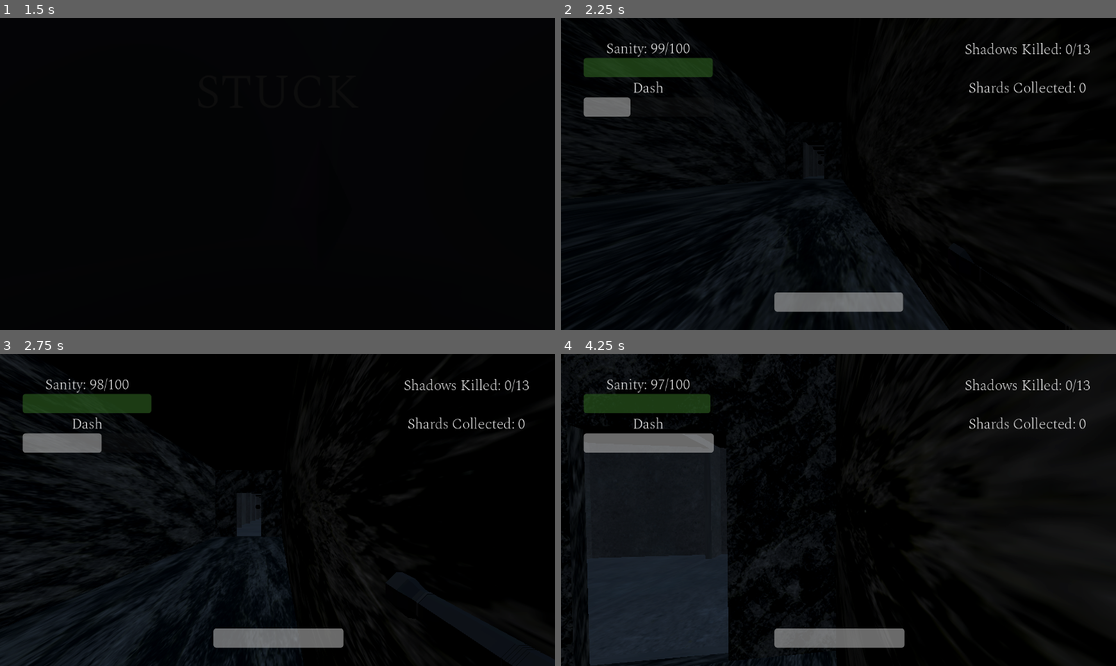
Above: before the commit, frames 1-4 (two rows, left to right).
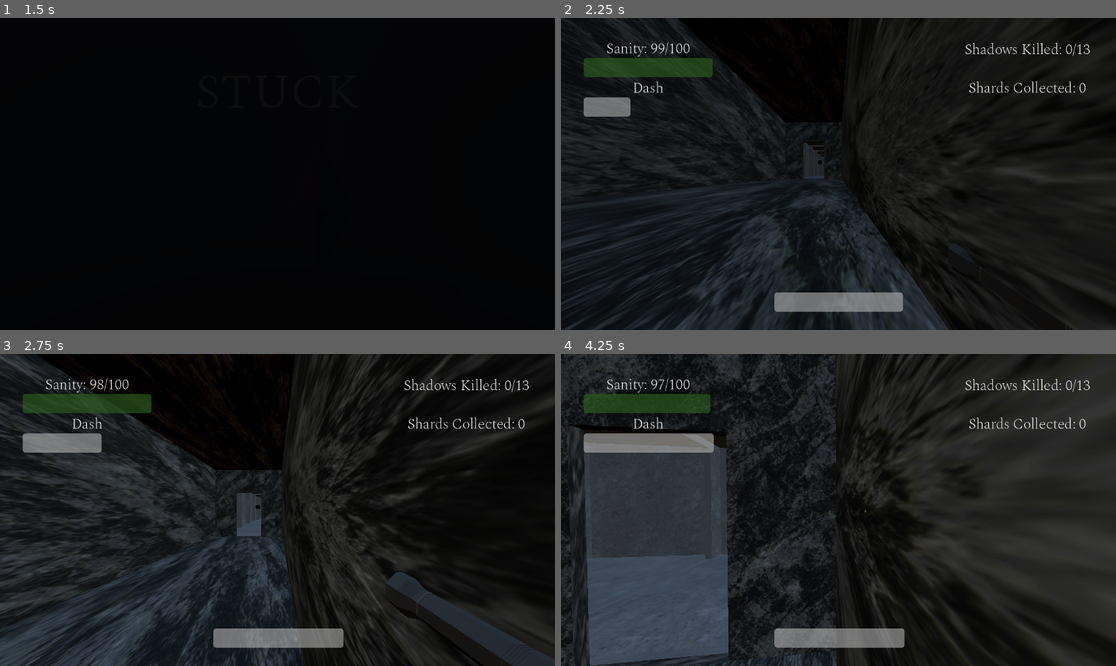
Above: after the commit, the same moments.

Repository: OmarCompiled/Stuck_NULL_BYTES
Game: Godot game, scene res://scenes/menu/main_menu.tscn
Same seed, same stepped clock (60 frames per second), same inputs: the game is played once before the commit and once after it.
Inputs (mouse positions are in pixels of both pictures, inside the frame that each line leads up to):
- Up to frame 1 (1.5 s): click "START" at 0.5 s; tap Enter at 1.25 s; move the mouse to (399, 158) at 1.27 s; hold D (MoveRight) from 1.28 s (still down); hold E (Dash) from 1.28 s (still down)
- Up to frame 2 (2.25 s): tap Space (Jump) at 1.52 s; move the mouse to (810, 174) at 2.02 s; release D (MoveRight) at 2.03 s; release E (Dash) at 2.03 s; hold W (MoveForward) from 2.03 s (still down); click (810, 174) at 2.1 s
- Up to frame 3 (2.75 s): keep holding W (MoveForward); tap Space (Jump) at 2.27 s
- Up to frame 4 (4.25 s): keep holding W (MoveForward); move the mouse to (849, 503) at 2.77 s; hold Shift (Sprint) 2.78-3.53 s; move the mouse to (832, 516) at 3.52 s; tap N at 3.6 s; tap Space (Jump) at 3.77 s

Frame 1 is identical in both runs. In frame 2, 4.6% of the frame differs, in the area x 0-96%, y 0-100%; in frame 3, 26%; in frame 4, 52%, in the area x 0-100%, y 0-100%.

Commit message:
feat: lighten enemies on attacking with flashlight - Made the flashlight effect visually clearer

Diff:
--- a/godot/project.godot
+++ b/godot/project.godot
@@ -118,3 +118,7 @@
 [physics]
 
 3d/physics_engine="Jolt Physics"
+
+[rendering]
+
+anti_aliasing/quality/use_debanding=true
--- a/godot/resources/big_room_regular_spawner_data.tres
+++ b/godot/resources/big_room_regular_spawner_data.tres
@@ -12,7 +12,5 @@
 
 [resource]
 script = ExtResource("3_bm1ko")
-overall_spawn_probability = 1.0
-spawn_offset_range = Vector3(0, 0, 0)
 entities = Array[ExtResource("1_f5rgu")]([SubResource("Resource_7xew0")])
 metadata/_custom_type_script = "uid://cudbusd7p5ifg"
--- a/godot/scenes/asset/flashlight.tscn
+++ b/godot/scenes/asset/flashlight.tscn
@@ -8,7 +8,7 @@
 [ext_resource type="AudioStream" uid="uid://b1dh1ge2nog5l" path="res://assets/sfx/flashlight/flashlight-off.wav" id="5_v6d2i"]
 
 [sub_resource type="ConvexPolygonShape3D" id="ConvexPolygonShape3D_ablfv"]
-points = PackedVector3Array(0, 0, 0, 17.5229, 0, -160, 15.1752, 8.76143, -160, 8.76143, 15.1752, -160, 1.07293e-15, 17.5229, -160, -8.76143, 15.1752, -160, -15.1752, 8.76143, -160, -17.5229, 2.14586e-15, -160, -15.1752, -8.76143, -160, -8.76143, -15.1752, -160, -3.21879e-15, -17.5229, -160, 8.76143, -15.1752, -160, 15.1752, -8.76143, -160)
+points = PackedVector3Array(0, 0, 0, 17.52285, 0, -160, 15.175233, 8.761425, -160, 8.761425, 15.175233, -160, 1.0729296e-15, 17.52285, -160, -8.761425, 15.175233, -160, -15.175233, 8.761425, -160, -17.52285, 2.1458593e-15, -160, -15.175233, -8.761425, -160, -8.761425, -15.175233, -160, -3.218789e-15, -17.52285, -160, 8.761425, -15.175233, -160, 15.175233, -8.761425, -160)
 
 [node name="Flashlight" type="Node3D" node_paths=PackedStringArray("on_sound_component", "off_sound_component")]
 script = ExtResource("1_h3kvc")
@@ -48,7 +48,7 @@
 [node name="SpotLight3D" type="SpotLight3D" parent="DetectionArea"]
 light_energy = 0.0
 light_volumetric_fog_energy = 0.5
-spot_range = 13.3333
+spot_range = 13.333333
 spot_angle = 6.25
 
 [node name="OnSoundComponent" parent="." node_paths=PackedStringArray("player") instance=ExtResource("4_ablfv")]
--- a/godot/scenes/entity/dash_shadow.tscn
+++ b/godot/scenes/entity/dash_shadow.tscn
@@ -17,7 +17,7 @@
 [sub_resource type="SphereShape3D" id="SphereShape3D_fxwqn"]
 
 [sub_resource type="StandardMaterial3D" id="StandardMaterial3D_aosgp"]
-albedo_color = Color(0.17, 0.17, 0.17, 1)
+albedo_color = Color(0.2, 0.2, 0.2, 1)
 metallic = 1.0
 
 [sub_resource type="SphereMesh" id="SphereMesh_jes47"]
@@ -151,10 +151,10 @@
 
 [node name="DashCommitSoundComponent" parent="." node_paths=PackedStringArray("player") instance=ExtResource("7_0hkmd")]
 player = NodePath("DashCommitPlayer")
-min_pitch = 0.45
-max_pitch = 0.45
-min_volume = 80.0
-max_volume = 80.0
+min_pitch = 0.6
+max_pitch = 0.6
+min_volume = 40.0
+max_volume = 40.0
 
 [node name="DashCommitPlayer" type="AudioStreamPlayer3D" parent="DashCommitSoundComponent"]
 stream = ExtResource("13_imeo8")
--- a/godot/scenes/entity/regular_shadow.tscn
+++ b/godot/scenes/entity/regular_shadow.tscn
@@ -33,14 +33,12 @@
 script = ExtResource("7_4qfiq")
 item_scene = ExtResource("8_7ita1")
 chance = 1.0
-min_drop = 1
 max_drop = 3
-spawn_offset = Vector3(0, 0, 0)
-random_spread = 1.0
 metadata/_custom_type_script = "uid://fwwpsn2vg2g0"
 
 [node name="RegularShadow" type="CharacterBody3D" node_paths=PackedStringArray("health_component", "detection_component", "loot_component", "chase_sound_component", "death_sound_component", "hit_sound_component")]
 collision_layer = 8
+collision_mask = 13
 script = ExtResource("1_urynf")
 health_component = NodePath("HealthComponent")
 detection_component = NodePath("DetectionComponent")
@@ -89,7 +87,6 @@
 shape = SubResource("SphereShape3D_ov1mx")
 
 [node name="HealthComponent" parent="." instance=ExtResource("5_vp31a")]
-max_health = 150.0
 invincibility_time = 0.0
 
 [node name="Glow" type="OmniLight3D" parent="."]
--- a/godot/scenes/other/world.tscn
+++ b/godot/scenes/other/world.tscn
@@ -16,13 +16,12 @@
 
 [sub_resource type="Environment" id="Environment_aqk2v"]
 background_mode = 2
-background_energy_multiplier = 0.77
+background_energy_multiplier = 1.11
 sky = SubResource("Sky_tlwt5")
 tonemap_mode = 2
 glow_enabled = true
 volumetric_fog_enabled = true
 volumetric_fog_density = 0.096
-volumetric_fog_emission_energy = 10.0
 volumetric_fog_length = 128.0
 
 [node name="World" type="Node"]
--- a/godot/scripts/flashlight.gd
+++ b/godot/scripts/flashlight.gd
@@ -55,6 +55,10 @@
 
 	detection_area.body_entered.disconnect(_on_body_entered)
 	detection_area.body_exited.disconnect(_on_body_exited)
+
+	for enemy in enemies_in_area:
+		if is_instance_valid(enemy):
+			enemy.set_highlighted(false)
 	enemies_in_area.clear()
 
 func _on_body_entered(body: Node3D):
@@ -64,11 +68,15 @@
 func _on_body_exited(body: Node3D):
 	if body is Shadow and enemies_in_area.has(body):
 		enemies_in_area.erase(body)
+		body.set_highlighted(false)
+
 
 func _damage_enemies_in_light(delta: float):
 	for enemy in enemies_in_area:
 		if is_instance_valid(enemy) and _check_ray(enemy):
 			enemy.health_component.take_damage(damage_per_second * delta)
+			enemy.set_highlighted(true)
+
 
 func _check_ray(body: Node3D):
 	var space_state = get_world_3d().direct_space_state
--- a/godot/scripts/shadow.gd
+++ b/godot/scripts/shadow.gd
@@ -1,4 +1,28 @@
 class_name Shadow extends CharacterBody3D
 
-func _ready() -> void:
+@onready var mesh_instance = $MeshInstance3D
+var material: Material
+var original_color: Color
+var tween: Tween
+var tween_duration: float = 0.1
+
+func _ready():
 	GameManager.total_enemies += 1
+	mesh_instance.material_override = mesh_instance.material_override.duplicate()
+	material = mesh_instance.material_override
+	original_color = material.albedo_color
+
+func set_highlighted(highlight: bool):
+	if tween:
+		tween.kill()
+
+	tween = create_tween()
+
+	var new_v = original_color.v * 2.5
+	var target_color: Color = Color.from_hsv(original_color.h, original_color.s, new_v)
+
+	if highlight:
+		tween.tween_property(material, "albedo_color", target_color, tween_duration)
+
+	else:
+		tween.tween_property(material, "albedo_color", original_color, tween_duration)
